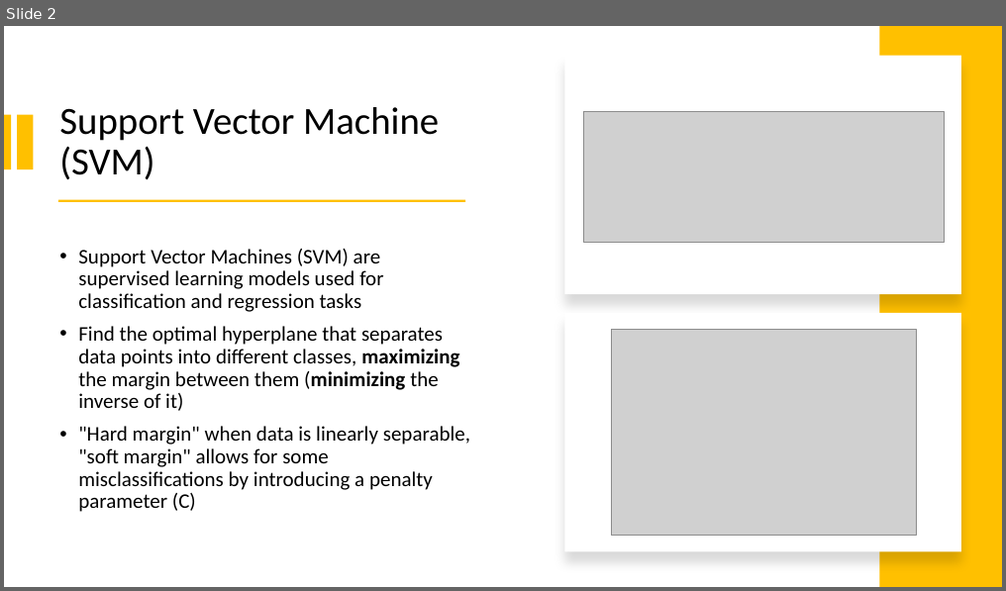
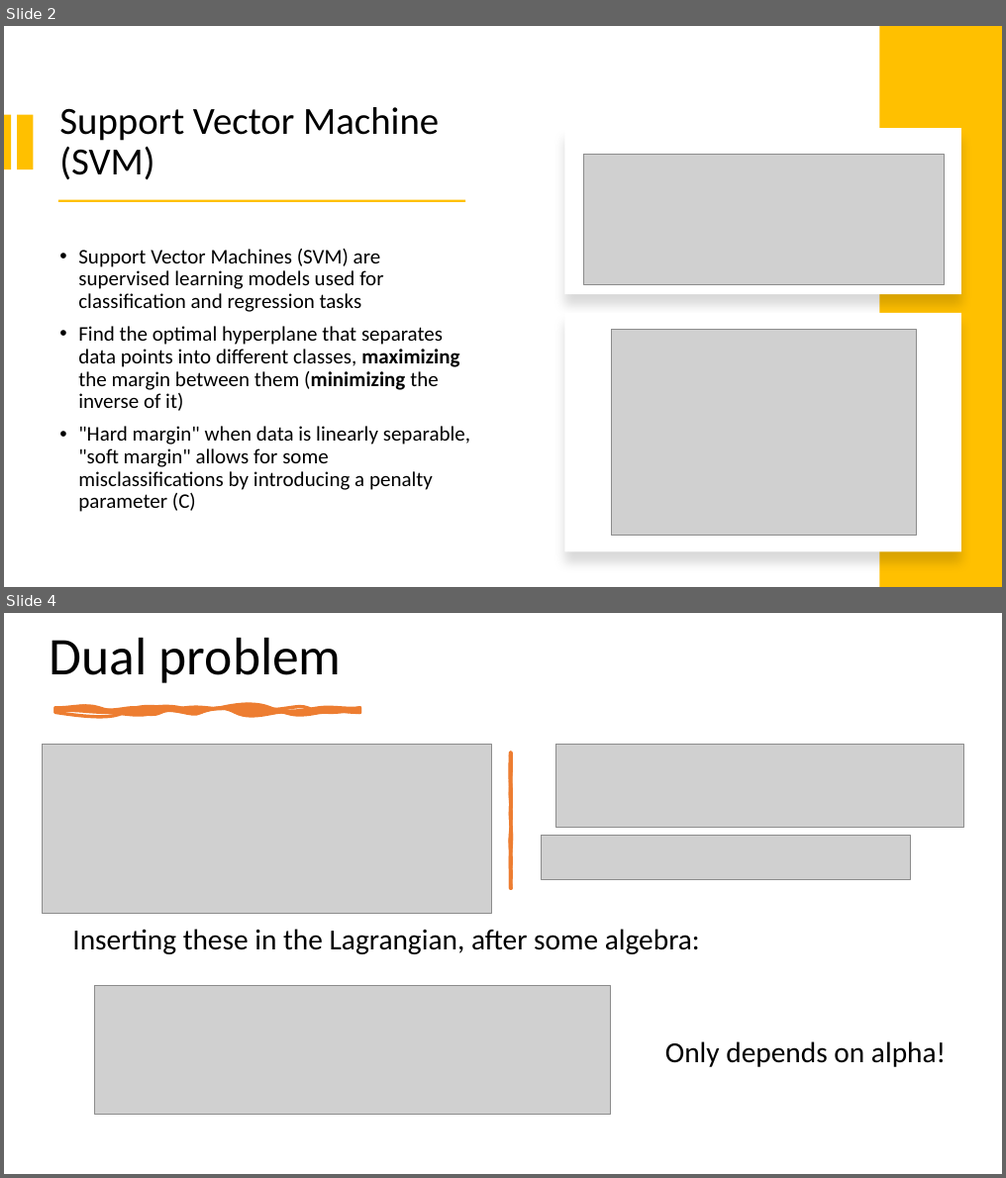
Before and after one commit to bidlekm/Optimization_2, a slide deck: presentation.pptx. Shown one above the other, each under a label of ours: slide 2 before the commit, slides 2 and 4 after it; the slides between them are not shown. The pictures are 1006x591 and 1006x1178 pixels, drawn with LibreOffice and Linux fonts; fonts in the diff are those of the drawing; grey boxes stand for pictures. Boxes give left, top, right and bottom in pixels: in the first picture for what was removed or moved away, otherwise in the second. Text is boxed around its words. In the diff, an @@ line names an element or a change of style, - is before the commit and + after.

```diff
--- a/presentation.pptx
+++ b/presentation.pptx
@@ slide 4 added at (4, 613, 1002, 1174), background #FFFFFF @@
@@ title added at (50, 637, 342, 683), 51 pt, text #000000 @@
+Dual problem
@@ freeform shape added at (55, 708, 360, 713), fill #ED7D31, outline #ED7D31 3.25 pt @@
@@ picture added at (43, 744, 492, 913) @@
@@ freeform shape added at (510, 753, 511, 888), fill #ED7D31, outline #ED7D31 3.25 pt @@
@@ picture added at (555, 744, 963, 827) @@
@@ picture added at (542, 836, 912, 879) @@
@@ text added at (72, 929, 700, 955), 28 pt, text #000000 @@
+Inserting these in the Lagrangian, after some algebra:
@@ picture added at (94, 986, 611, 1115) @@
@@ text added at (665, 1042, 945, 1067), 28 pt, text #000000 @@
+Only depends on alpha!
@@ slide 2 changed as well @@
@@ rectangle: place and size @@
-rectangle at (564, 55, 961, 294)
+rectangle at (564, 128, 961, 294)
@@ picture: place and size @@
-picture at (584, 111, 944, 242)
+picture at (584, 155, 944, 285)
```
Also in this commit, not shown: 3 other slides changed, 2 other slides added, 1 slide removed.
